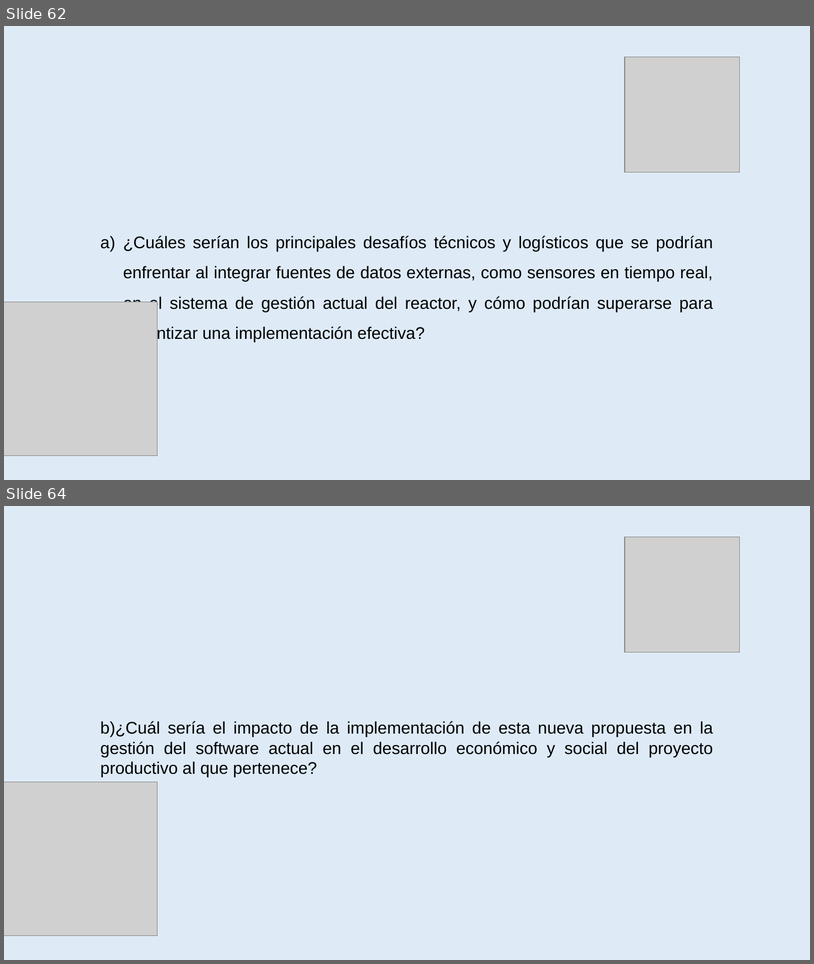
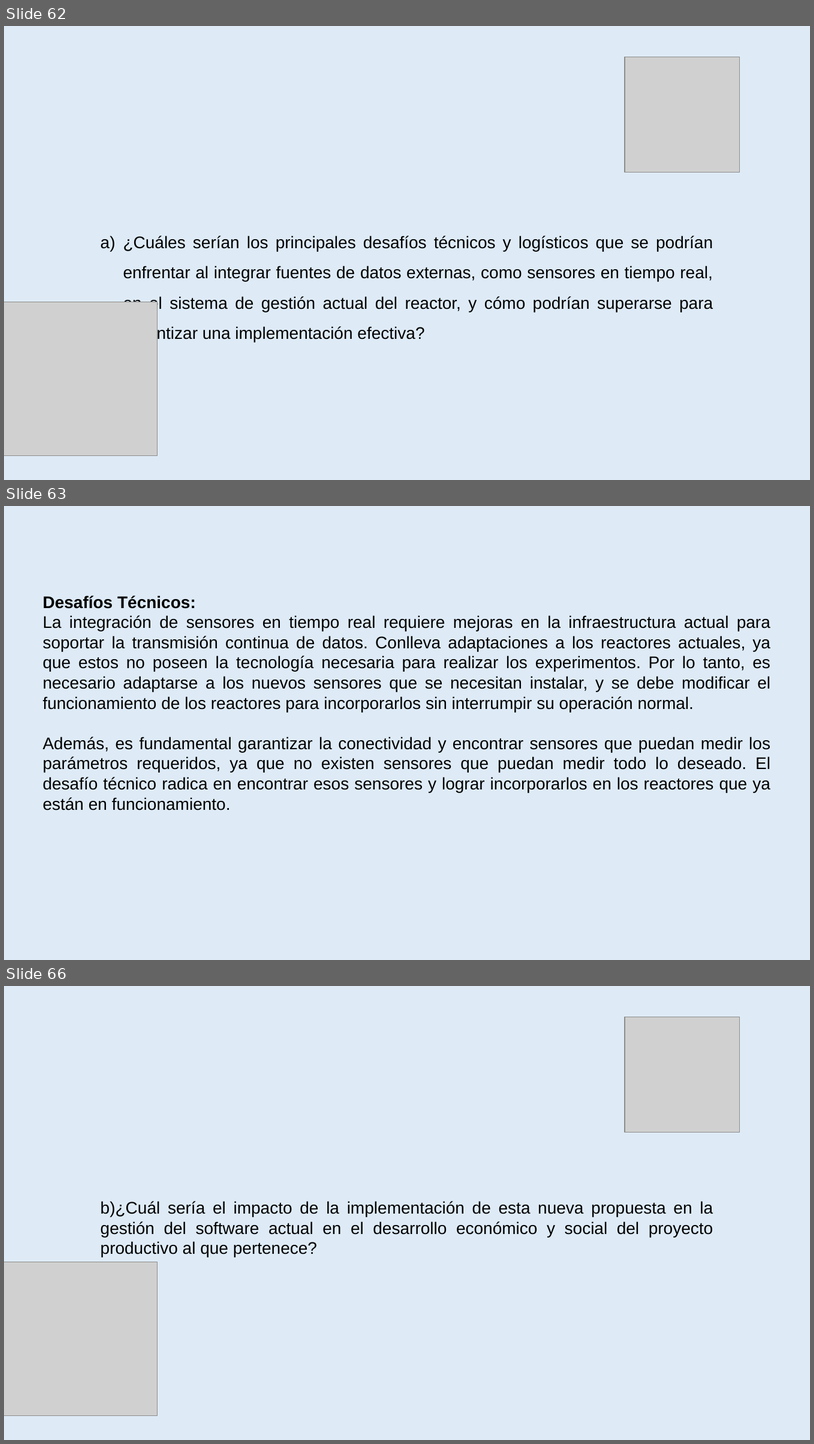
Before and after one commit to amypadron/prower_tesis, a slide deck: Digestión anaerobía.Original.pptx. Shown one above the other, each under a label of ours: slides 62 and 64 before the commit, slides 62, 63 and 66 after it; the slides between them are not shown. The pictures are 814x964 and 814x1444 pixels, drawn with LibreOffice and Linux fonts; fonts in the diff are those of the drawing; grey boxes stand for pictures. Boxes give left, top, right and bottom in pixels: in the first picture for what was removed or moved away, otherwise in the second. Text is boxed around its words. In the diff, an @@ line names an element or a change of style, - is before the commit and + after.

```diff
--- a/Digestión anaerobía.Original.pptx
+++ b/Digestión anaerobía.Original.pptx
@@ slide 63 added at [4,506,810,960], background #DEEBF7 @@
@@ text added at [43,595,771,810], 20 pt, text #000000 @@
+Desafíos Técnicos:
+La integración de sensores en tiempo real requiere mejoras en la infraestructura actual para soportar la transmisión continua de datos. Conlleva adaptaciones a los reactores actuales, ya que estos no poseen la tecnología necesaria para realizar los experimentos. Por lo tanto, es necesario adaptarse a los nuevos sensores que se necesitan instalar, y se debe modificar el funcionamiento de los reactores para incorporarlos sin interrumpir su operación normal.
+Además, es fundamental garantizar la conectividad y encontrar sensores que puedan medir los parámetros requeridos, ya que no existen sensores que puedan medir todo lo deseado. El desafío técnico radica en encontrar esos sensores y lograr incorporarlos en los reactores que ya están en funcionamiento.
@@ what was slide 64 is now slide 66 @@
```
Also in this commit, not shown: 3 slides changed, 6 other slides added, 5 slides removed.
